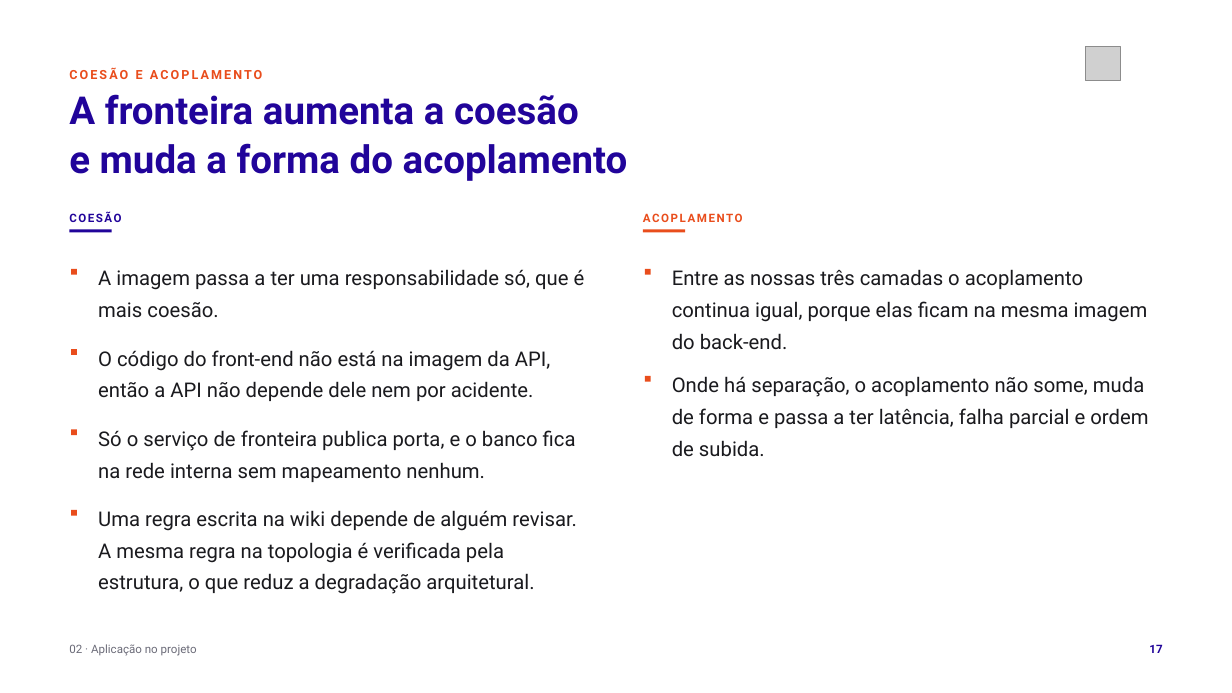
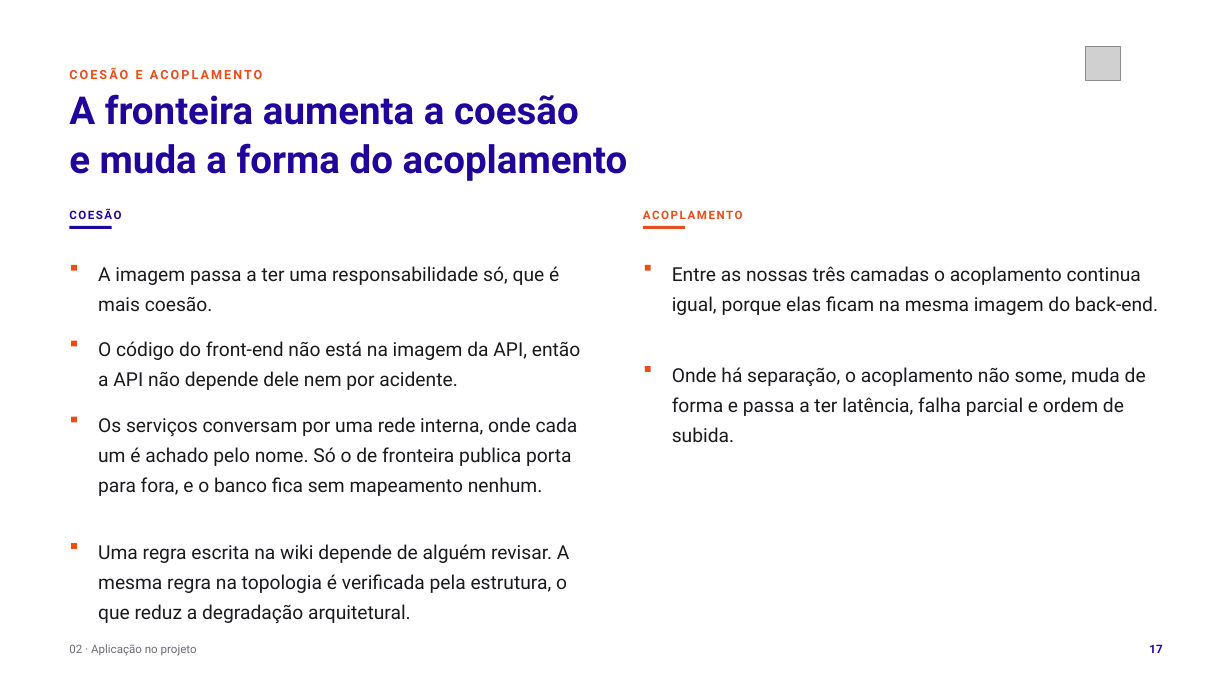
Before and after one commit to tcpassos/invite-app, a slide deck: slide 17 of trabalhos/T1-Docker-Invite-People.pptx. Drawn at 1232x693 pixels with LibreOffice and Linux fonts; fonts in the diff are those of the drawing; grey boxes stand for pictures. Boxes give left, top, right and bottom in pixels: in the first picture for what was removed or moved away, otherwise in the second. Text is boxed around its words. In the diff, an @@ line names an element or a change of style, - is before the commit and + after.

Commit message:
docs: fecha as lacunas de Dockerfile, registry, rede interna e WSL2 nos slides do T1

```diff
--- a/trabalhos/T1-Docker-Invite-People.pptx
+++ b/trabalhos/T1-Docker-Invite-People.pptx
@@ rectangle: place and size @@
-rectangle at box(71, 269, 77, 274)
+rectangle at box(71, 265, 77, 271)
@@ rectangle: place and size @@
-rectangle at box(645, 269, 651, 274)
+rectangle at box(645, 265, 651, 271)
@@ 2 texts, 2 rectangles: place and size @@
-2 texts, 2 rectangles at box(71, 349, 1148, 456)
+2 texts, 2 rectangles at box(71, 341, 1146, 442)
@@ rectangle: place and size @@
-rectangle at box(71, 430, 77, 435)
+rectangle at box(71, 417, 77, 422)
@@ text at box(98, 417, 578, 496): text changed; size 15.8 to 15 pt @@
-Só o serviço de fronteira publica porta, e o banco fica na rede interna sem mapeamento nenhum.
+Os serviços conversam por uma rede interna, onde cada um é achado pelo nome. Só o de fronteira publica porta para fora, e o banco fica sem mapeamento nenhum.
@@ size 15.8 to 15 pt in 5 elements at box(98, 266, 559, 311), box(672, 266, 1158, 315), box(98, 341, 581, 390), box(672, 367, 1146, 442), box(98, 544, 570, 623) @@
@@ text "Uma regra escrita na wiki ...": place and size @@
-text "Uma regra escrita na wiki ..." at box(98, 510, 577, 594)
+text "Uma regra escrita na wiki ..." at box(98, 544, 570, 623)
@@ rectangle: place and size @@
-rectangle at box(71, 510, 77, 516)
+rectangle at box(71, 543, 77, 549)
```
Also in this commit, not shown: 2 other slides changed, 5 other files.
